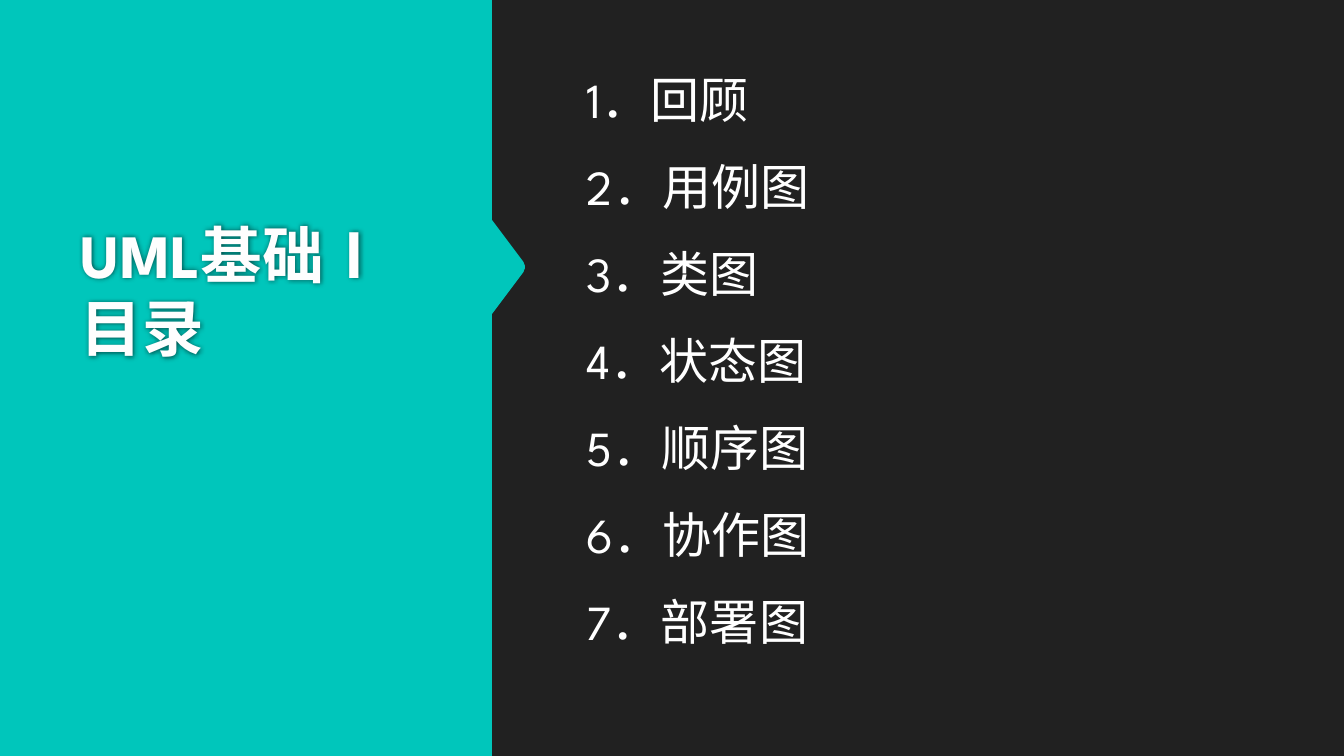
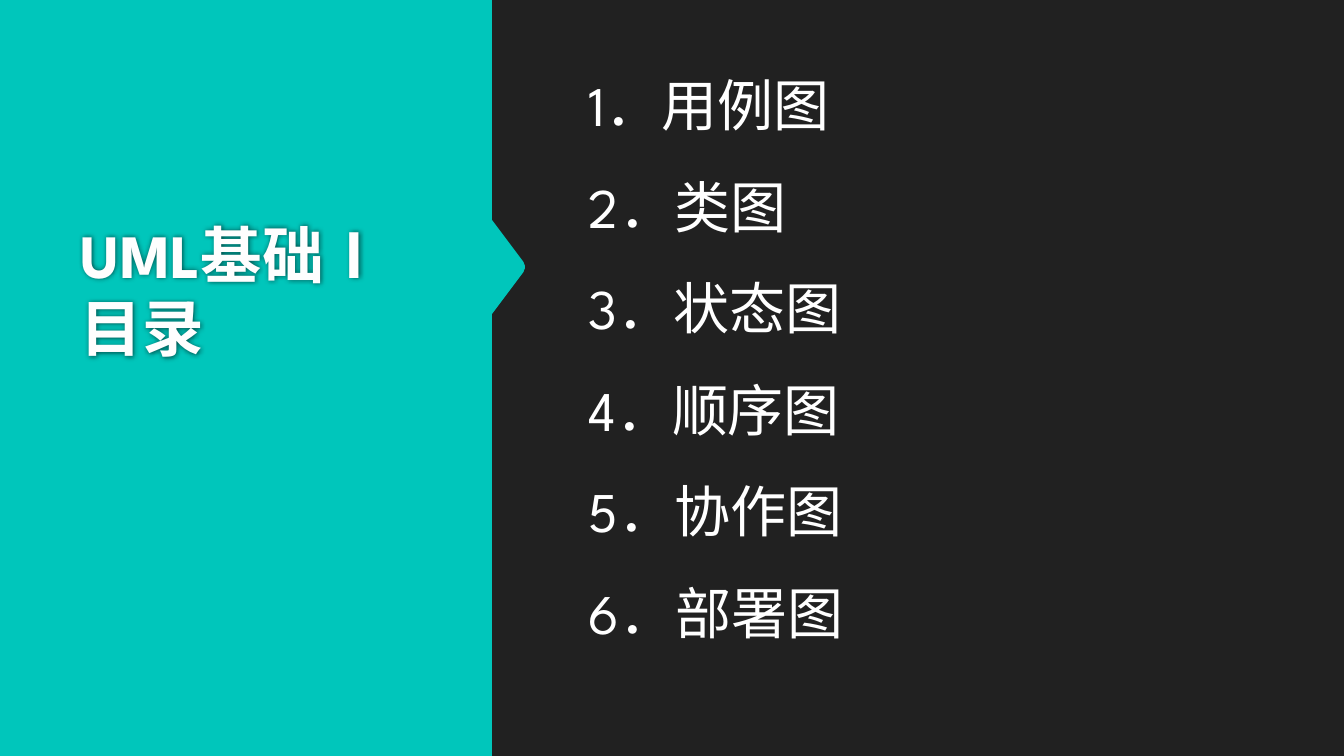
Before and after one commit to twn422/PRD2017, a slide deck: slide 2 of PRD-2017-G24/STW/非受控文件/翻转课堂作业/UML基础1/UML基础Ⅰ.pptx. Drawn at 1344x756 pixels with LibreOffice and Linux fonts; fonts in the diff are those of the drawing; background and template pictures are left out. Boxes give left, top, right and bottom in pixels: in the first picture for what was removed or moved away, otherwise in the second. Text is boxed around its words. In the diff, an @@ line names an element or a change of style, - is before the commit and + after.

```diff
--- a/PRD-2017-G24/STW/非受控文件/翻转课堂作业/UML基础1/UML基础Ⅰ.pptx
+++ b/PRD-2017-G24/STW/非受控文件/翻转课堂作业/UML基础1/UML基础Ⅰ.pptx
@@ text removed at [587, 78, 749, 122] @@
-1．回顾
@@ text at [589, 79, 830, 131]: text changed; size 35 to 40 pt @@
-2．用例图
+1．用例图
@@ text at [589, 181, 787, 233]: text changed; size 35 to 40 pt @@
-3．类图
+2．类图
@@ text at [589, 281, 842, 334]: text changed; size 35 to 40 pt @@
-4．状态图
+3．状态图
@@ text at [589, 384, 840, 436]: text changed; size 35 to 40 pt @@
-5．顺序图
+4．顺序图
@@ text at [589, 485, 842, 537]: text changed; size 35 to 40 pt @@
-6．协作图
+5．协作图
@@ text at [589, 587, 844, 639]: text changed; size 35 to 40 pt @@
-7．部署图
+6．部署图
```
Also in this commit, not shown: 2 other slides changed, 19 slides added, 15 slides removed, 1 other file.
